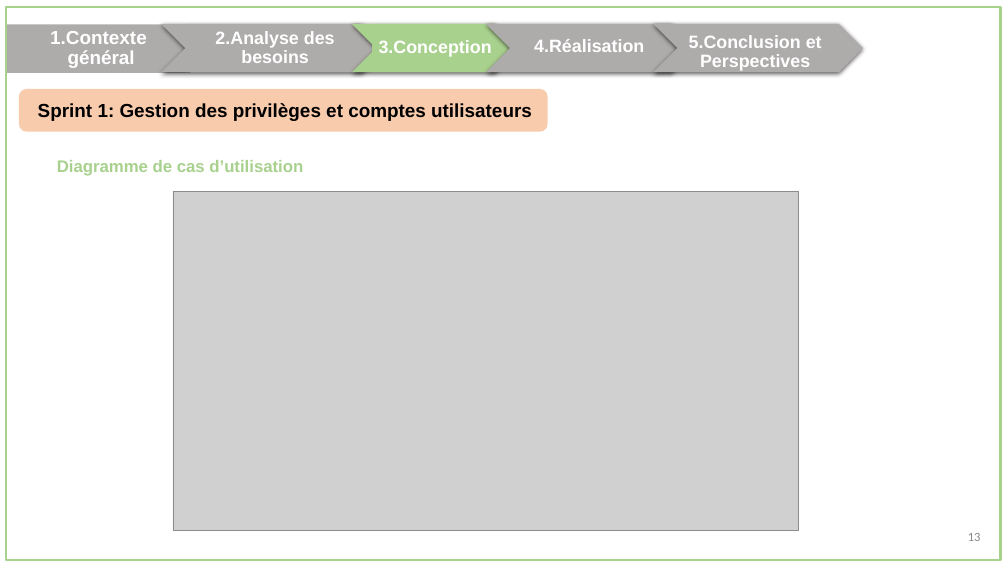
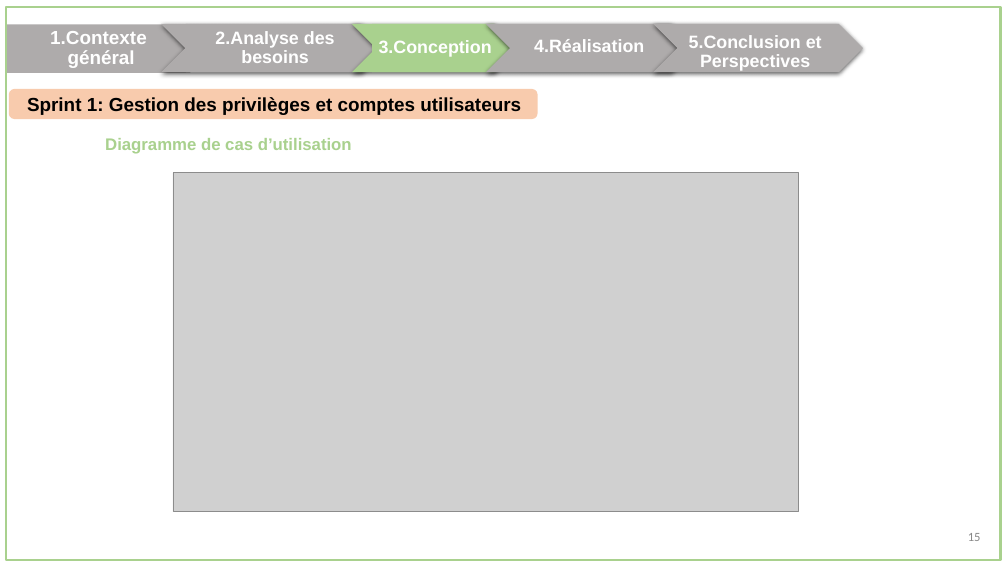
Before and after one commit to oussema1-hub/Rapport-Conception, a slide deck: slide 17 of presentation.pptx (slide 15 before the commit). Drawn at 1008x567 pixels with LibreOffice and Linux fonts; fonts in the diff are those of the drawing; grey boxes stand for pictures. Boxes give left, top, right and bottom in pixels: in the first picture for what was removed or moved away, otherwise in the second. Text is boxed around its words. In the diff, an @@ line names an element or a change of style, - is before the commit and + after.

```diff
--- a/presentation.pptx
+++ b/presentation.pptx
@@ rounded rectangle "Sprint 1: Gestion des privilèges ...": place and size @@
-rounded rectangle "Sprint 1: Gestion des privilèges ..." at <box>20,90,547,131</box>
+rounded rectangle "Sprint 1: Gestion des privilèges ..." at <box>10,90,537,118</box>
@@ text "Diagramme de cas d’utilisation": place and size @@
-text "Diagramme de cas d’utilisation" at <box>57,160,303,176</box>
+text "Diagramme de cas d’utilisation" at <box>105,138,352,154</box>
@@ picture: place and size @@
-picture at <box>173,191,799,530</box>
+picture at <box>173,173,799,512</box>
```
Also in this commit, not shown: 29 other slides changed, 2 slides removed, 1 other file.
